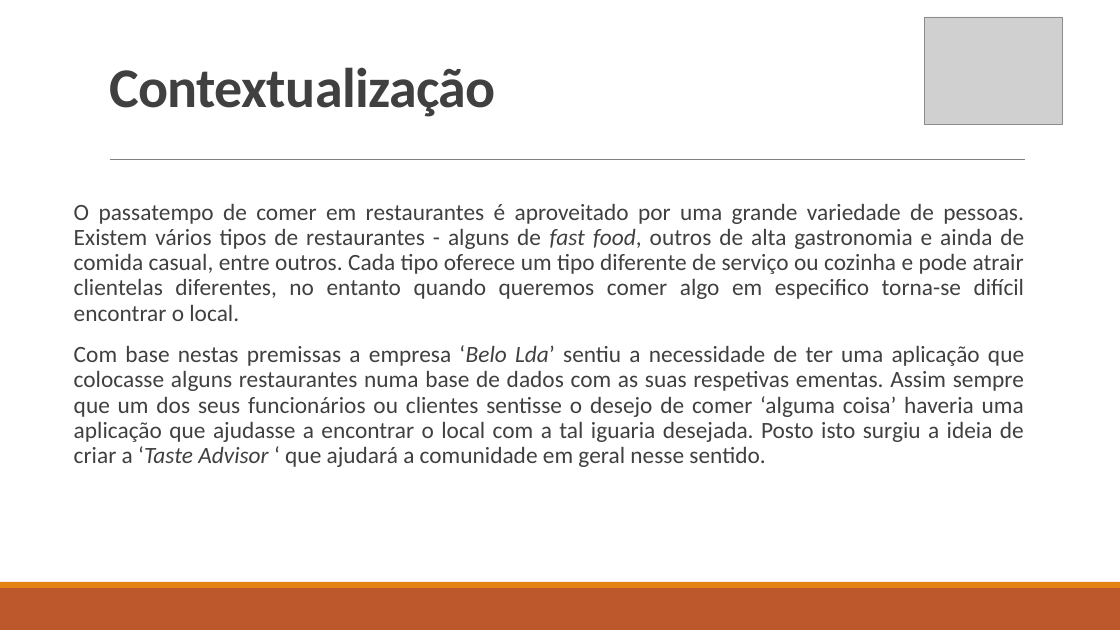
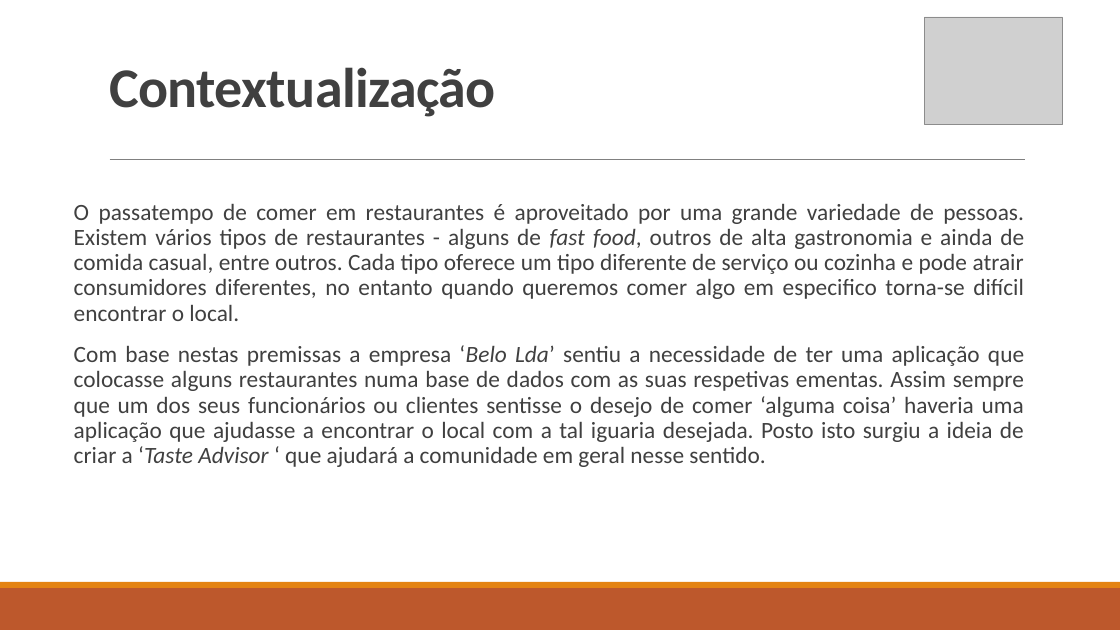
Before and after one commit to natawild/LI4-16-17, a slide deck: slide 3 of Etapa1/Apresentação1fase.pptx. Drawn at 1120x630 pixels with LibreOffice and Linux fonts; fonts in the diff are those of the drawing; grey boxes stand for pictures. Boxes give left, top, right and bottom in pixels: in the first picture for what was removed or moved away, otherwise in the second. Text is boxed around its words. In the diff, an @@ line names an element or a change of style, - is before the commit and + after.

```diff
--- a/Etapa1/Apresentação1fase.pptx
+++ b/Etapa1/Apresentação1fase.pptx
@@ text at (74, 204, 1024, 321): text changed @@
-  O passatempo de comer em restaurantes é aproveitado por uma grande variedade de pessoas. Existem vários tipos de restaurantes - alguns de fast food, outros de alta gastronomia e ainda de comida casual, entre outros. Cada tipo oferece um tipo diferente de serviço ou cozinha e pode atrair clientelas diferentes, no entanto quando queremos comer algo em especifico torna-se difícil encontrar o local.
+  O passatempo de comer em restaurantes é aproveitado por uma grande variedade de pessoas. Existem vários tipos de restaurantes - alguns de fast food, outros de alta gastronomia e ainda de comida casual, entre outros. Cada tipo oferece um tipo diferente de serviço ou cozinha e pode atrair consumidores diferentes, no entanto quando queremos comer algo em especifico torna-se difícil encontrar o local.
```
Also in this commit, not shown: 2 other slides changed.
